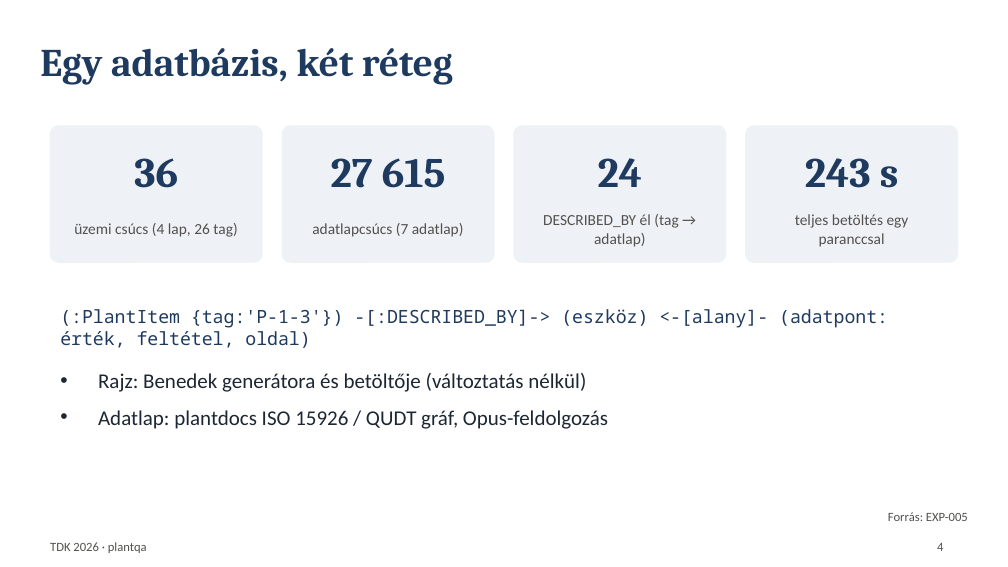
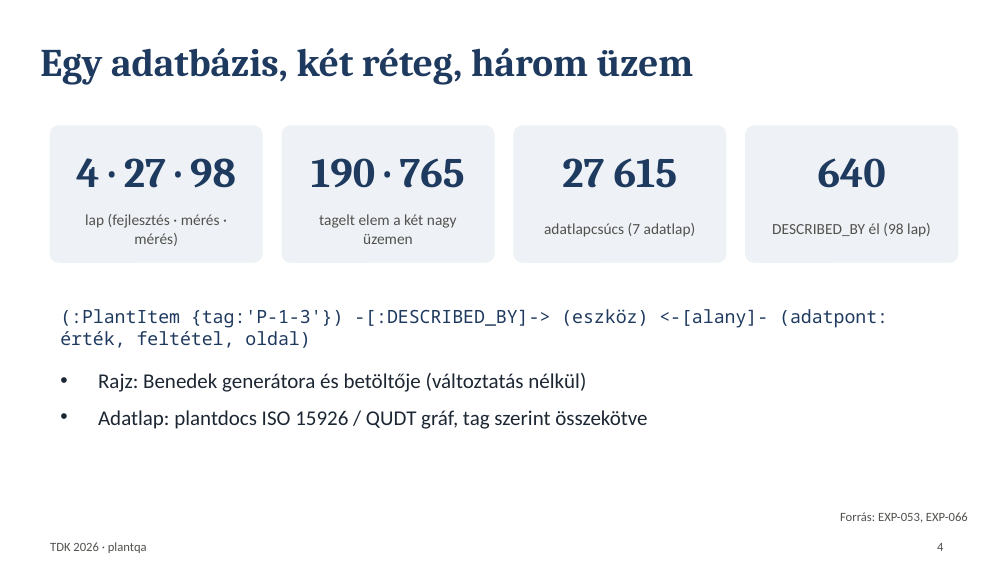
Before and after one commit to Pifu69/plantqa, a slide deck: slide 4 of eloadas/eloadas.pptx. Drawn at 1008x567 pixels with LibreOffice and Linux fonts; fonts in the diff are those of the drawing. Boxes give left, top, right and bottom in pixels: in the first picture for what was removed or moved away, otherwise in the second. Text is boxed around its words. In the diff, an @@ line names an element or a change of style, - is before the commit and + after.

```diff
--- a/eloadas/eloadas.pptx
+++ b/eloadas/eloadas.pptx
@@ text at (40, 48, 694, 85): text changed @@
-Egy adatbázis, két réteg
+Egy adatbázis, két réteg, három üzem
@@ text at (76, 158, 236, 188): text changed @@
-36
+4 · 27 · 98
@@ text at (311, 158, 465, 188): text changed @@
-27 615
+190 · 765
@@ text at (562, 158, 678, 188): text changed @@
-24
+27 615
@@ text at (818, 158, 886, 188): text changed @@
-243 s
+640
@@ text at (85, 214, 220, 246): text changed @@
-üzemi csúcs (4 lap, 26 tag)
+lap (fejlesztés · mérés · mérés)
@@ text at (319, 214, 457, 244): text changed @@
-adatlapcsúcs (7 adatlap)
+tagelt elem a két nagy üzemen
@@ text at (544, 223, 696, 237): text changed @@
-DESCRIBED_BY él (tag → adatlap)
+adatlapcsúcs (7 adatlap)
@@ text at (772, 223, 931, 237): text changed @@
-teljes betöltés egy paranccsal
+DESCRIBED_BY él (98 lap)
@@ text at (98, 410, 647, 429): text changed @@
-• Adatlap: plantdocs ISO 15926 / QUDT gráf, Opus-feldolgozás
+• Adatlap: plantdocs ISO 15926 / QUDT gráf, tag szerint összekötve
@@ text at (840, 512, 968, 523): text changed @@
-Forrás: EXP-005
+Forrás: EXP-053, EXP-066
```
Also in this commit, not shown: 9 other slides changed, 3 other files.
